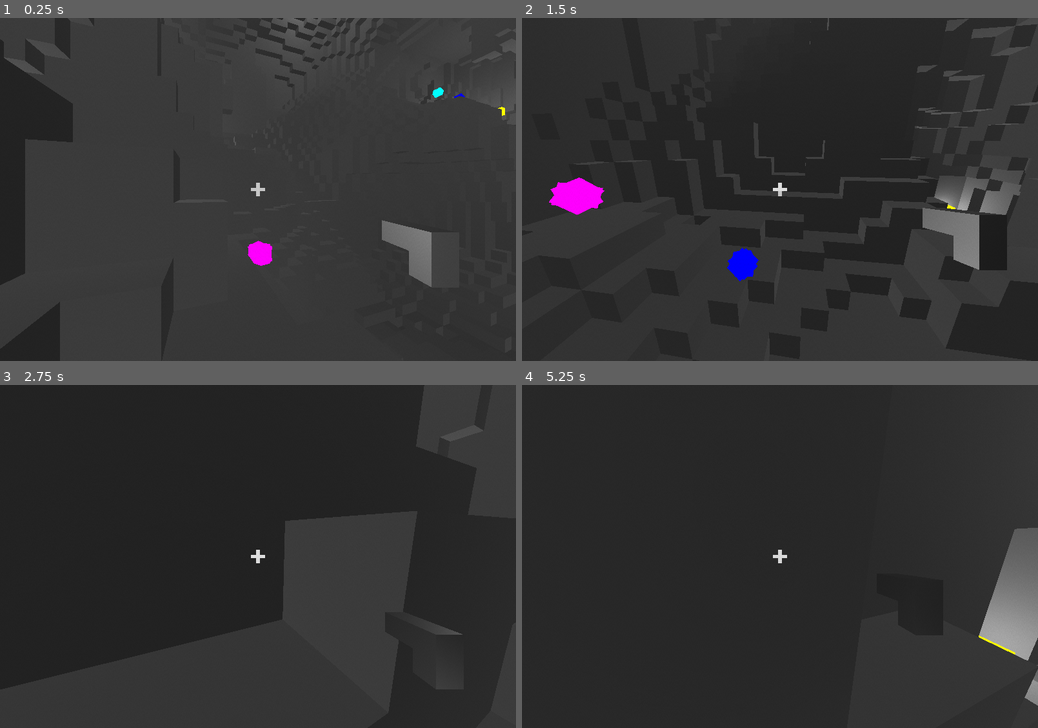
Above: before the commit, frames 1-4 (two rows, left to right).
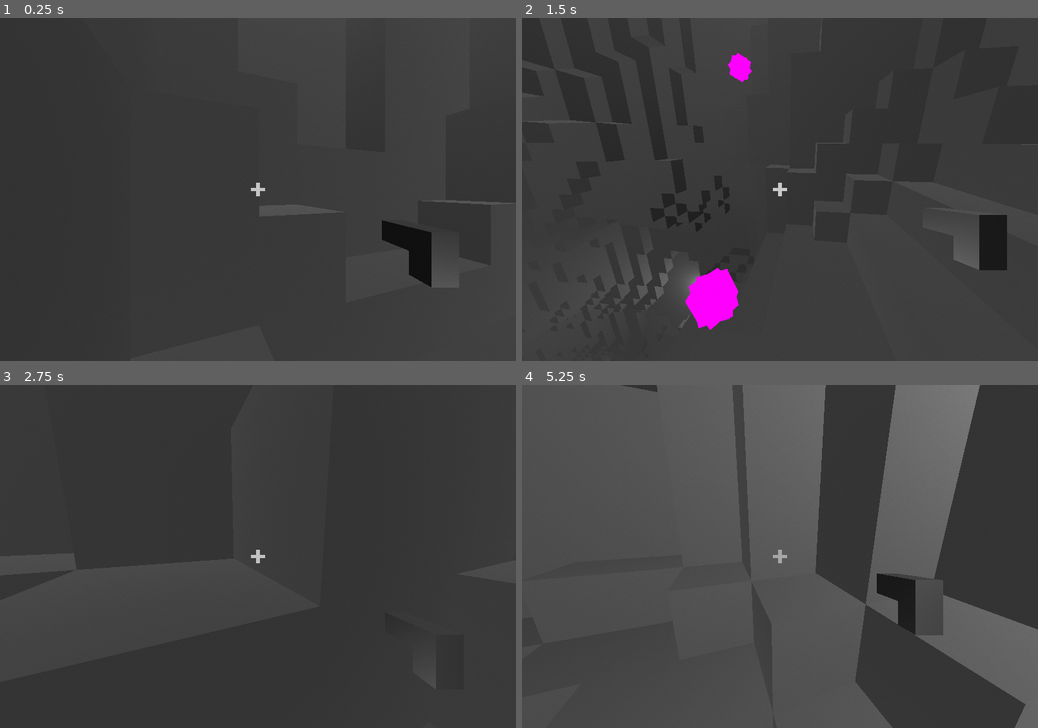
Above: after the commit, the same moments.

Repository: RoquefortCheese/AOU
Game: Godot game, scene res://main.tscn
Two runs of this game, one before a commit and one after it. Both use one fixed random seed, a clock stepped at 60 frames per second and the inputs below. The engine's default icon, where the game draws it, is replaced by a stand-in: a white triangle on a blue panel in a dark square.
Inputs (mouse positions are in pixels of both pictures, inside the frame that each line leads up to):
- Up to frame 1 (0.25 s): no input
- Up to frame 2 (1.5 s): tap Enter at 0.5 s; move the mouse to (893, 172) at 0.52 s; press the mouse at (893, 172) at 0.53 s; hold Right (right) 0.53-1.28 s; tap Space (jump) at 0.77 s; move the mouse to (754, 189) at 1.27 s; release the mouse at (754, 189) at 1.28 s; hold Up (forward) from 1.28 s (still down); right-click (754, 189) at 1.35 s
- Up to frame 3 (2.75 s): keep holding Up (forward); tap Space (jump) at 1.52 s; move the mouse to (268, 549) at 2.02 s; tap Alt at 2.1 s
- Up to frame 4 (5.25 s): keep holding Up (forward); move the mouse to (774, 563) at 2.77 s; tap Shift at 2.85 s; tap Space (jump) at 3.02, 3.77, 4.52 s; move the mouse to (816, 559) at 3.52 s; press the mouse at (816, 559) at 3.53 s; move the mouse to (738, 553) at 4.27 s; release the mouse at (738, 553) at 4.28 s; right-click (738, 553) at 4.35 s; move the mouse to (785, 556) at 5.02 s; tap Alt at 5.1 s

The runs differ from the first frame. In frame 1, 2.1% of the frame differs, in the area x 0-100%, y 0-100%; in frame 2, 19%; in frame 3, 19%; in frame 4, 76%.

Commit message:
various bugfixes

Diff:
--- a/anomaly.gd
+++ b/anomaly.gd
@@ -3,12 +3,12 @@
 
 const floatconst = 4
 const wobbleconst = 4
-const followconst = 2
+const followconst = 3
 const repelconst = 6
 const fallconst = -12
 const heightfriction = -4
 const flatfriction = -1
-const followradius = 16
+const followradius = 20
 @export var boxmesh: BoxMesh
 
 var alive: bool
@@ -78,7 +78,7 @@
 	for anomaly in chamber.anomalies:
 		if anomaly != self:
 			var diff = position - anomaly.position
-			if diff.length() >= 2 ** -4:
+			if diff.length() >= 2 ** -4.:
 				acceleration += diff.normalized() * repelconst / diff.length() ** 2
 
 func fall():
--- a/chamber.gd
+++ b/chamber.gd
@@ -57,10 +57,10 @@
 	print("dice manufactured!")
 	terragen()
 	print("terra genned!")
+	createvisuals()
+	print("visuals created!")
 	calculatestuff()
 	print("stuff calculated!")
-	createvisuals()
-	print("visuals created!")
 	anomalize()
 	print("anomalies materialized!")
 	welcomeplayer()
@@ -127,7 +127,7 @@
 	for point in filling:
 		voxmap[point] = Global.Vox.STONE
 	genair()
-	if len(air) < size ** 3 * 2 ** -4:
+	if len(air) < size ** 3 * 2 ** -4.:
 		print("regenerating...")
 		terragen()
 
--- a/world.gd
+++ b/world.gd
@@ -11,6 +11,6 @@
 	add_child(chamber)
 
 func setglobals():
-	Global.worldseed = randi()
+	Global.worldseed = 3208526376
 	print("world seed: " + str(Global.worldseed))
 	Global.world = self
